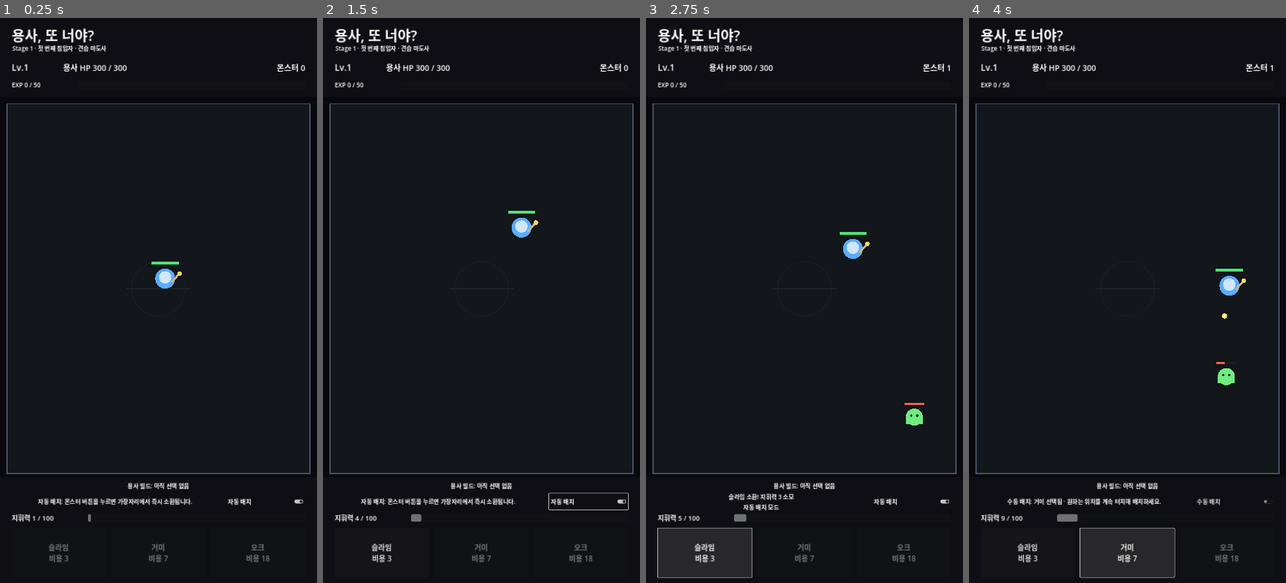
Above: before the commit, frames 1-4 (left to right).
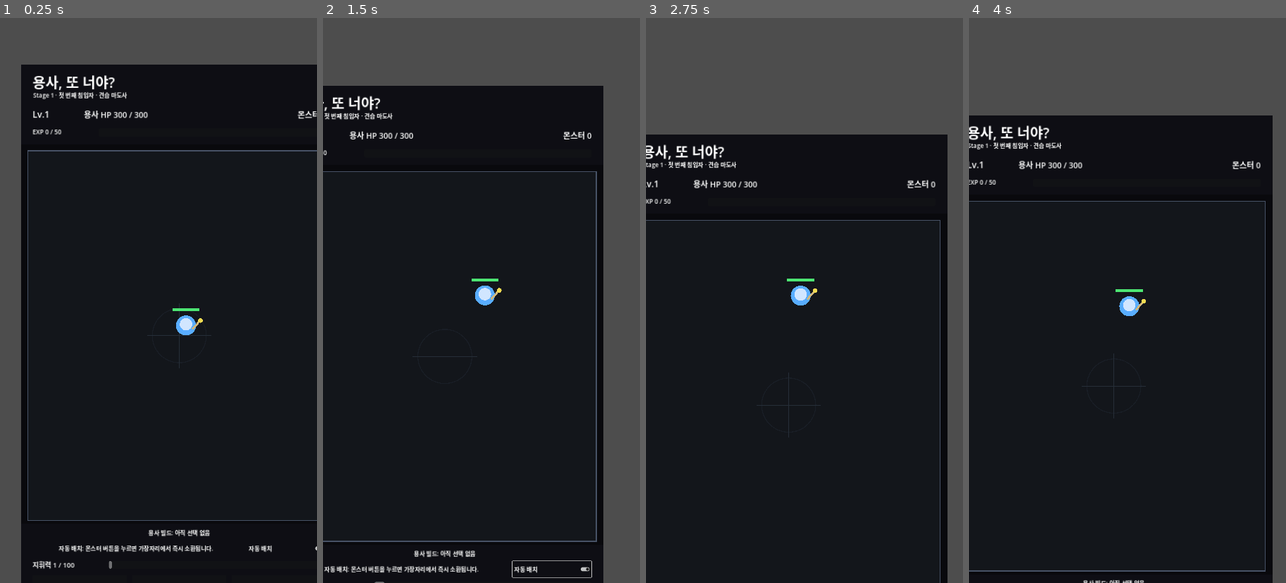
Above: after the commit, the same moments.

Repository: MinSung0732/Again-Hero-
Game: Godot game, scene res://src/main/Main.tscn
Two runs of this game, one before a commit and one after it. Both use one fixed random seed, a clock stepped at 60 frames per second and the inputs below.
Inputs (mouse positions are in pixels of both pictures, inside the frame that each line leads up to):
- Up to frame 1 (0.25 s): no input
- Up to frame 2 (1.5 s): click "자동 배치" at 0.5 s; click "수동 배치" at 1.25 s
- Up to frame 3 (2.75 s): click (706, 554) at 2 s, where only the run before the commit has a clickable "슬라임 비용 3"
- Up to frame 4 (4 s): click (1235, 503) at 2.75 s, where only the run before the commit has a clickable "자동 배치"; click (1127, 554) at 3.5 s, where only the run before the commit has a clickable "거미 비용 7"

The runs differ from the first frame. In frame 1, 18% of the frame differs, in the area x 0-100%, y 0-100%; in frame 2, 26%; in frame 3, 28%; in frame 4, 25%.

Commit message:
feat: add hero-follow camera

Diff:
--- a/src/hero/Hero.tscn
+++ b/src/hero/Hero.tscn
@@ -13,3 +13,8 @@
 
 [node name="CollisionShape2D" type="CollisionShape2D" parent="."]
 shape = SubResource("CircleShape2D_hero")
+
+[node name="Camera2D" type="Camera2D" parent="."]
+enabled = true
+position_smoothing_enabled = true
+position_smoothing_speed = 7.0
